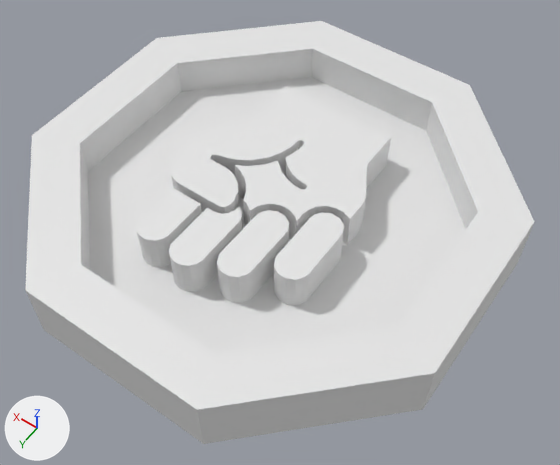
Two versions of the Blender file 3d/drives/domination.blend, one commit apart.
Both versions are drawn from a 50 mm lens placed at (-9.04, 12.24, 18.82), pointed at (-0.66, 0.51, 0.38). Lighting does not change. The marker at lower left points along +X, +Y and +Z.

The scene before the commit, as lines of its bpy script (objects in view):
```python
me_cylinder_002 = bpy.data.meshes.new('Cylinder.002')
me_cylinder_002.from_pydata(...)  # an 8-sided cylinder along z spanning x -6.93..6.93, y -6.93..6.93, z -1.0..1.0
me_cylinder_003 = bpy.data.meshes.new('Cylinder.003')
me_cylinder_003.from_pydata(...)  # an 8-sided cylinder along z spanning x -1.0..1.0, y -1.0..1.0, z -1.0..1.0
ob_octagon = bpy.data.objects.new('Octagon', me_cylinder_002)
ob_octagon.location = (0.0, 0.0, 1.0)
_m = ob_octagon.modifiers.new('Add hole', 'BOOLEAN')
_m.object = ob_octagon_hole
_m = ob_octagon.modifiers.new('Add face', 'BOOLEAN')
_m.object = ob_icon
_m.operation = 'UNION'
_m = ob_octagon.modifiers.new('Array', 'ARRAY')
_m.use_relative_offset = False
_m.relative_offset_displace = (0.0, 0.0, 0.0)
_m.use_merge_vertices = True
_m.use_object_offset = True
ob_octagon_hole = bpy.data.objects.new('Octagon hole', me_cylinder_003)
ob_octagon_hole.location = (0.0, 0.0, 2.75)
ob_octagon_hole.rotation_euler = (0.0, 0.0, 0.393)  # degrees (0, 0, 23)
ob_octagon_hole.scale = (5.95, 5.95, 2.0)
ob_octagon_hole.hide_set(True)
```
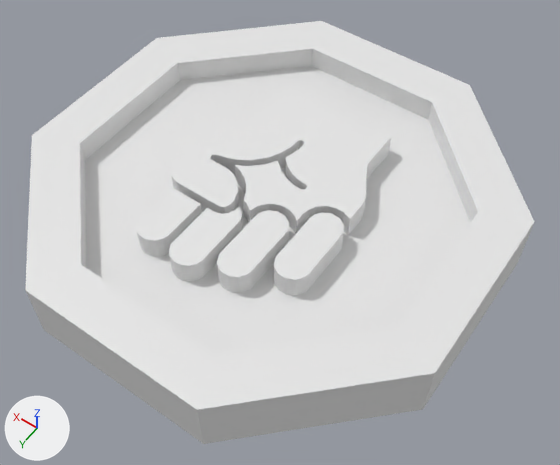
ob_octagon_hole is not drawn itself; it is used by a modifier of ob_octagon.

Location of each change, [x1, y1, x2, y2] in pixels of the pictures (560 x 465 px):
'Octagon', reshaped, modifiers changed: [25, 21, 534, 444] in both
part 1 of me_cylinder_002, built on: before [97, 56, 473, 288]; after [83, 55, 473, 318]

What the commit changed:
me_cylinder_002 is used by ob_octagon; location (0.0, 0.0, 1.0).
me_cylinder_002 had 16 vertices, 10 faces and spanned x -6.93..6.93, y -6.93..6.93, z -1.0..1.0.
me_cylinder_002 now has 32 vertices, 20 faces and spans x -6.93..6.93, y -6.93..6.93, z -1.0..1.0.
Part 1, on me_cylinder_002:
1 face is deleted.
8 vertices are added at x -5.5..5.5, y -5.5..5.5, z 0.25.
8 new vertices lie (0.0, 0.0, 0.75) away from vertices in x -5.5..5.5, y -5.5..5.5, z 0.25.
11 new faces join them.
Object 'Octagon' (ob_octagon) loses its BOOLEAN modifier named 'Add hole'.
Modifier setting removed (it was object = ob_octagon_hole).
Object 'Octagon hole' (ob_octagon_hole) is deleted.
